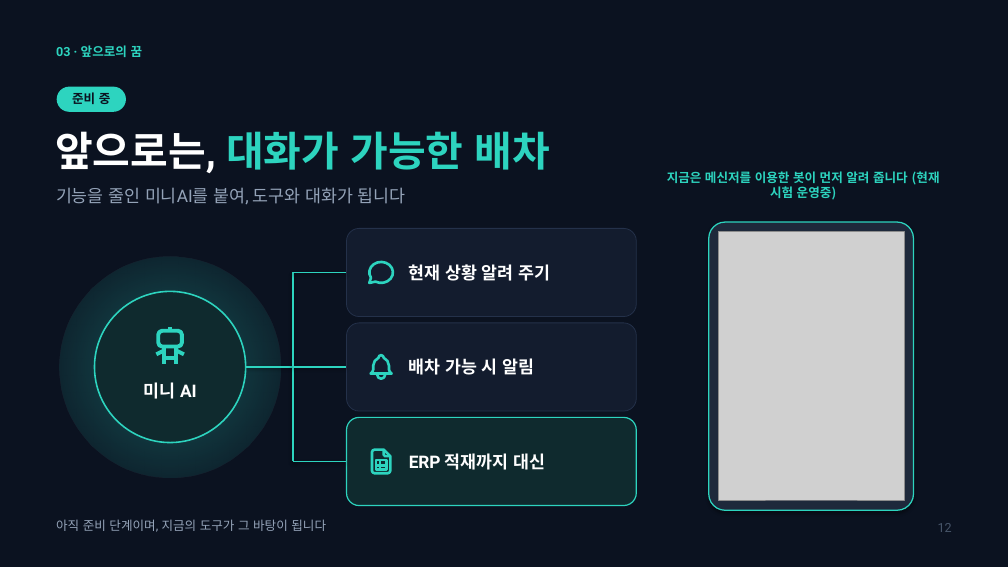
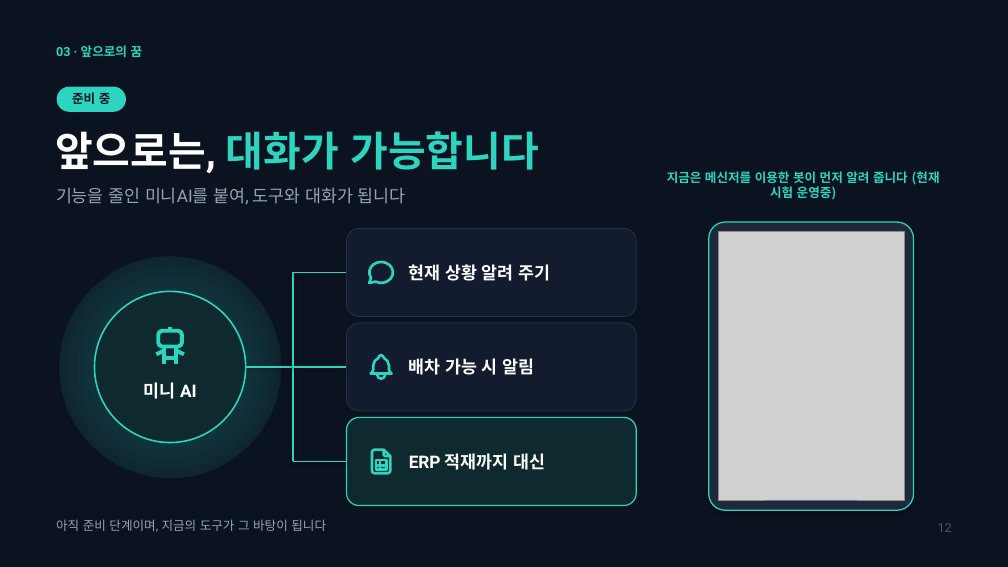
Before and after one commit to carssum82/yerim-easy, a slide deck: slide 12 of 발표자료/최종_다크_13장_완성.pptx. Drawn at 1008x567 pixels with LibreOffice and Linux fonts; fonts in the diff are those of the drawing; grey boxes stand for pictures. Boxes give left, top, right and bottom in pixels: in the first picture for what was removed or moved away, otherwise in the second. Text is boxed around its words. In the diff, an @@ line names an element or a change of style, - is before the commit and + after.

```diff
--- a/발표자료/최종_다크_13장_완성.pptx
+++ b/발표자료/최종_다크_13장_완성.pptx
@@ text at bbox=[55, 131, 538, 173]: text changed @@
-앞으로는, 대화가 가능한 배차
+앞으로는, 대화가 가능합니다
```
Also in this commit, not shown: 9 other slides changed, 2 other files.
